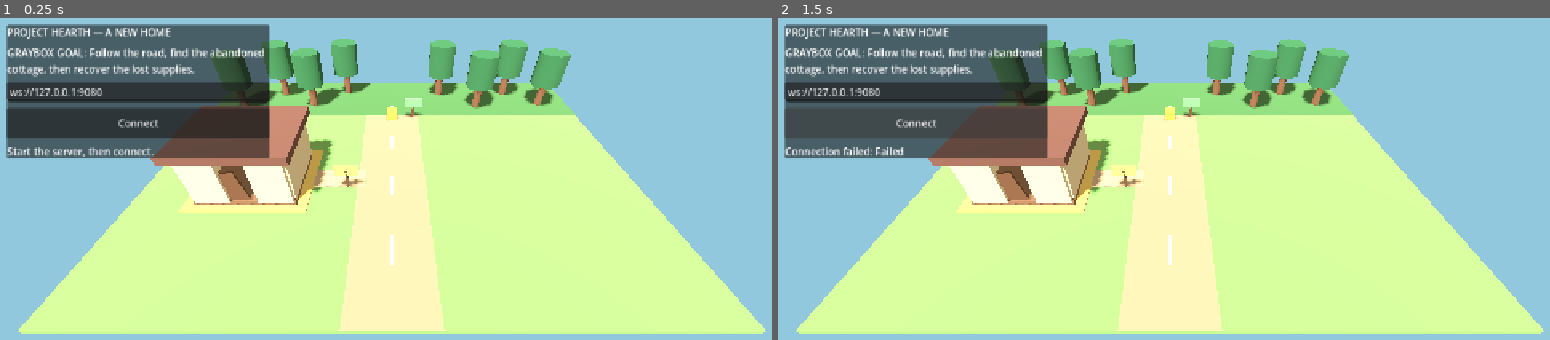
Above: before the commit, frames 1-2 (left to right).
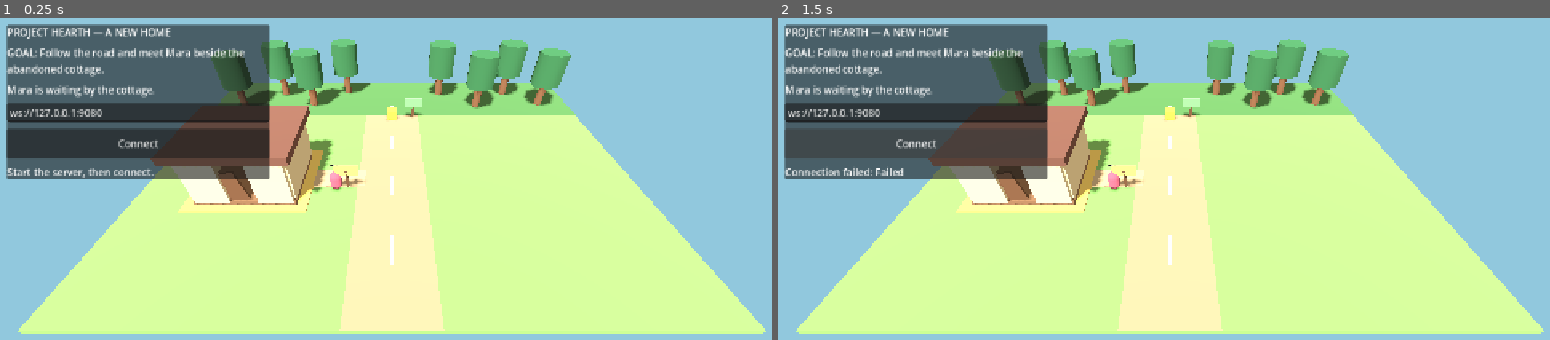
Above: after the commit, the same moments.

Repository: bayajitmohammed/project-hearth
Game: Godot game, scene res://main.tscn
Same seed, same stepped clock (60 frames per second), same inputs: the game is played once before the commit and once after it.
Inputs:
- Up to frame 1 (0.25 s): no input
- Up to frame 2 (1.5 s): tap Enter at 0.5 s; hold D (move_right) 0.53-1.25 s; tap E (interact, bound only after the commit) at 0.6 s; click "Connect" at 1.25 s

The runs differ from the first frame. In frame 1, 8.6% of the frame differs, in the area x 0-45%, y 9-55%; in frame 2, 7.9%.

Commit message:
Add Mara shared quest flow

Diff:
--- a/project.godot
+++ b/project.godot
@@ -51,6 +51,12 @@
 , Object(InputEventKey,"resource_local_to_scene":false,"resource_name":"","device":16,"window_id":0,"alt_pressed":false …(186 unchanged characters)…
 ]
 }
+interact={
+"deadzone": 0.2,
+"events": [Object(InputEventKey,"resource_local_to_scene":false,"resource_name":"","device":16,"window_id":0,"alt_pressed":false,"shift_pressed":false,"ctrl_pressed":false,"meta_pressed":false,"pressed":false,"keycode":0,"physical_keycode":69,"key_label":0,"unicode":101,"location":0,"echo":false,"script":null)
+, Object(InputEventJoypadButton,"resource_local_to_scene":false,"resource_name":"","device":-1,"button_index":0,"pressure":0.0,"pressed":false,"script":null)
+]
+}
 
 [physics]
 
--- a/scripts/graybox_world.gd
+++ b/scripts/graybox_world.gd
@@ -11,6 +11,7 @@
 	_add_cottage(root)
 	_add_forest_edge(root)
 	_add_landmark_signs(root)
+	_add_mara(root)
 
 	var supplies := _add_box(
 		root,
@@ -96,6 +97,27 @@
 	_add_sign(root, "ForestSign", Vector3(2.0, 0.0, -6.7), Color("77b879"))
 
 
+static func _add_mara(root: Node3D) -> void:
+	var body := MeshInstance3D.new()
+	body.name = "Mara"
+	var body_mesh := CapsuleMesh.new()
+	body_mesh.radius = 0.42
+	body_mesh.height = 1.35
+	body.mesh = body_mesh
+	body.position = WorldStateModel.MARA_POSITION
+	body.material_override = _material(Color("b45b72"))
+	root.add_child(body)
+
+	var name_label := Label3D.new()
+	name_label.name = "MaraName"
+	name_label.text = "Mara"
+	name_label.position = WorldStateModel.MARA_POSITION + Vector3(0.0, 1.25, 0.0)
+	name_label.font_size = 36
+	name_label.outline_size = 8
+	name_label.billboard = BaseMaterial3D.BILLBOARD_ENABLED
+	root.add_child(name_label)
+
+
 static func _add_sign(root: Node3D, sign_name: String, sign_position: Vector3, color: Color) -> void:
 	_add_box(root, sign_name + "Post", Vector3(0.18, 1.5, 0.18), sign_position + Vector3(0.0, 0.75, 0.0), Color("624733"))
 	_add_box(root, sign_name, Vector3(1.7, 0.75, 0.18), sign_position + Vector3(0.0, 1.45, 0.0), color)
--- a/scripts/main.gd
+++ b/scripts/main.gd
@@ -16,6 +16,8 @@
 var snapshot_accumulator := 0.0
 
 var status_label: Label
+var objective_label: Label
+var dialogue_label: Label
 var address_input: LineEdit
 var connect_button: Button
 var collectible_mesh: MeshInstance3D
@@ -50,6 +52,8 @@
 	var input_vector := Input.get_vector("move_left", "move_right", "move_forward", "move_back")
 	input_vector = (input_vector + _touch_input_vector()).limit_length(1.0)
 	submit_input.rpc_id(1, input_vector)
+	if Input.is_action_just_pressed("interact"):
+		_request_interaction()
 
 
 func _process(delta: float) -> void:
@@ -94,6 +98,19 @@
 	var sender_id := multiplayer.get_remote_sender_id()
 	if peer_to_token.has(sender_id):
 		peer_inputs[sender_id] = input_vector.limit_length(1.0)
+
+
+@rpc("any_peer", "call_remote", "reliable")
+func request_interaction() -> void:
+	if not is_server:
+		return
+	var sender_id := multiplayer.get_remote_sender_id()
+	if not peer_to_token.has(sender_id):
+		return
+	var player_token: String = peer_to_token[sender_id]
+	if world_state.interact_with_mara(player_token):
+		_save_world()
+		receive_snapshot.rpc(_snapshot_for_clients())
 
 
 @rpc("authority", "call_remote", "unreliable_ordered", 1)
@@ -109,6 +126,7 @@
 			player_nodes[token].queue_free()
 			player_nodes.erase(token)
 	collectible_mesh.visible = not bool(snapshot.get("collectible_collected", false))
+	_update_quest_interface(str(snapshot.get("quest_stage", "meet_mara")))
 
 
 func _start_server(port: int) -> void:
@@ -177,6 +195,7 @@
 	return {
 		"positions": active_positions,
 		"collectible_collected": world_state.collectible_collected,
+		"quest_stage": world_state.quest_stage,
 	}
 
 
@@ -251,10 +270,14 @@
 	var title := Label.new()
 	title.text = "PROJECT HEARTH — A NEW HOME"
 	content.add_child(title)
-	var objective := Label.new()
-	objective.text = "GRAYBOX GOAL: Follow the road, find the abandoned cottage, then recover the lost supplies."
-	objective.autowrap_mode = TextServer.AUTOWRAP_WORD_SMART
-	content.add_child(objective)
+	objective_label = Label.new()
+	objective_label.text = "GOAL: Follow the road and meet Mara beside the abandoned cottage."
+	objective_label.autowrap_mode = TextServer.AUTOWRAP_WORD_SMART
+	content.add_child(objective_label)
+	dialogue_label = Label.new()
+	dialogue_label.text = "Mara is waiting by the cottage."
+	dialogue_label.autowrap_mode = TextServer.AUTOWRAP_WORD_SMART
+	content.add_child(dialogue_label)
 	address_input = LineEdit.new()
 	address_input.text = "ws://127.0.0.1:%d" % DEFAULT_PORT
 	address_input.placeholder_text = "Server address"
@@ -285,6 +308,11 @@
 	_add_touch_button(controls, "↑", "forward")
 	_add_touch_button(controls, "↓", "back")
 	_add_touch_button(controls, "→", "right")
+	var interact_button := Button.new()
+	interact_button.text = "Talk"
+	interact_button.custom_minimum_size = Vector2(88.0, 72.0)
+	interact_button.pressed.connect(_request_interaction)
+	controls.add_child(interact_button)
 
 
 func _add_touch_button(parent: Control, label: String, direction: String) -> void:
@@ -305,6 +333,27 @@
 		float(touch_directions.get("right", false)) - float(touch_directions.get("left", false)),
 		float(touch_directions.get("back", false)) - float(touch_directions.get("forward", false)),
 	)
+
+
+func _request_interaction() -> void:
+	if client_connected:
+		request_interaction.rpc_id(1)
+
+
+func _update_quest_interface(quest_stage: String) -> void:
+	match quest_stage:
+		"meet_mara":
+			objective_label.text = "GOAL: Meet Mara beside the abandoned cottage. Press E or controller A to talk."
+			dialogue_label.text = "Mara: Newcomers? Come here—I may have a home for you."
+		"recover_supplies":
+			objective_label.text = "GOAL: Follow the road north and recover Mara's lost supplies."
+			dialogue_label.text = "Mara: Bring the supplies back and we can begin repairing this place."
+		"return_to_mara":
+			objective_label.text = "GOAL: Return the recovered supplies to Mara."
+			dialogue_label.text = "The supplies are safe. Mara will want to see them."
+		"repair_cottage":
+			objective_label.text = "GOAL: Make a repair kit for the abandoned cottage."
+			dialogue_label.text = "Mara: It is yours if you are willing to restore it together."
 
 
 func _get_or_create_player_node(player_token: String) -> MeshInstance3D:
--- a/scripts/world_state.gd
+++ b/scripts/world_state.gd
@@ -2,8 +2,10 @@
 extends RefCounted
 
 const SPAWN_POINT := Vector3(0.0, 0.6, 10.0)
+const MARA_POSITION := Vector3(-4.0, 0.6, 4.0)
 const COLLECTIBLE_POSITION := Vector3(0.0, 0.5, -6.5)
 const PICKUP_RADIUS := 1.15
+const INTERACTION_RADIUS := 1.8
 const WORLD_MIN_X := -17.0
 const WORLD_MAX_X := 17.0
 const WORLD_MIN_Z := -14.0
@@ -11,6 +13,7 @@
 
 var collectible_collected := false
 var positions: Dictionary = {}
+var quest_stage := "meet_mara"
 
 
 func register_player(player_token: String) -> Vector3:
@@ -31,12 +34,26 @@
 
 
 func try_collect(player_token: String) -> bool:
-	if collectible_collected:
+	if collectible_collected or quest_stage != "recover_supplies":
 		return false
 	if register_player(player_token).distance_to(COLLECTIBLE_POSITION) > PICKUP_RADIUS:
 		return false
 	collectible_collected = true
+	quest_stage = "return_to_mara"
 	return true
+
+
+func interact_with_mara(player_token: String) -> bool:
+	if register_player(player_token).distance_to(MARA_POSITION) > INTERACTION_RADIUS:
+		return false
+	match quest_stage:
+		"meet_mara":
+			quest_stage = "recover_supplies"
+			return true
+		"return_to_mara":
+			quest_stage = "repair_cottage"
+			return true
+	return false
 
 
 func to_dictionary() -> Dictionary:
@@ -45,14 +62,16 @@
 		var position: Vector3 = positions[player_token]
 		encoded_positions[player_token] = [position.x, position.y, position.z]
 	return {
-		"version": 1,
+		"version": 2,
 		"collectible_collected": collectible_collected,
+		"quest_stage": quest_stage,
 		"positions": encoded_positions,
 	}
 
 
 func load_dictionary(data: Dictionary) -> void:
 	collectible_collected = bool(data.get("collectible_collected", false))
+	quest_stage = str(data.get("quest_stage", "return_to_mara" if collectible_collected else "meet_mara"))
 	positions.clear()
 	var encoded_positions: Dictionary = data.get("positions", {})
 	for player_token: String in encoded_positions:
--- a/tests/test_world_state.gd
+++ b/tests/test_world_state.gd
@@ -12,13 +12,22 @@
 	assert(state.register_player("player-a").z < first_spawn.z)
 	state.move_player("player-a", Vector2(-1.0, 0.0), 100.0)
 	assert(state.register_player("player-a").x == WorldStateModel.WORLD_MIN_X)
+	assert(not state.interact_with_mara("player-a"))
+	state.positions["player-a"] = WorldStateModel.MARA_POSITION
+	assert(state.interact_with_mara("player-a"))
+	assert(state.quest_stage == "recover_supplies")
 	state.positions["player-a"] = WorldStateModel.COLLECTIBLE_POSITION
 	assert(state.try_collect("player-a"))
 	assert(not state.try_collect("player-a"), "The collectible must only be claimed once.")
+	assert(state.quest_stage == "return_to_mara")
+	state.positions["player-a"] = WorldStateModel.MARA_POSITION
+	assert(state.interact_with_mara("player-a"))
+	assert(state.quest_stage == "repair_cottage")
 
 	var restored := WorldStateModel.new()
 	restored.load_dictionary(state.to_dictionary())
 	assert(restored.collectible_collected)
+	assert(restored.quest_stage == "repair_cottage")
 	assert(restored.register_player("player-a") == state.positions["player-a"])
 	print("PASS: Project Hearth world state")
 	quit()
Not shown, changed: README.md
